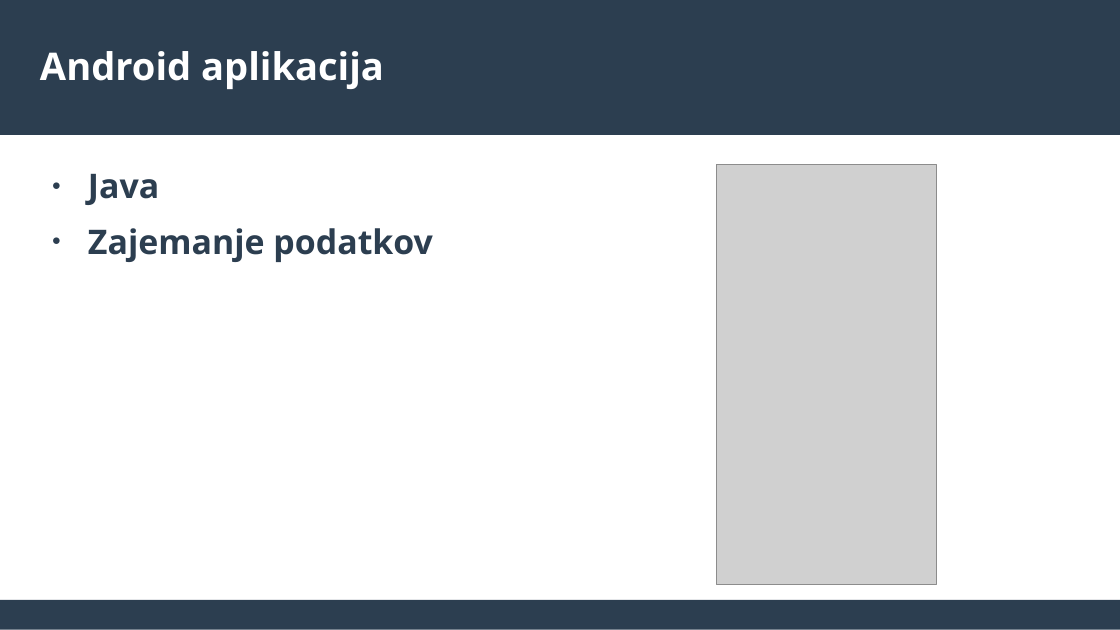
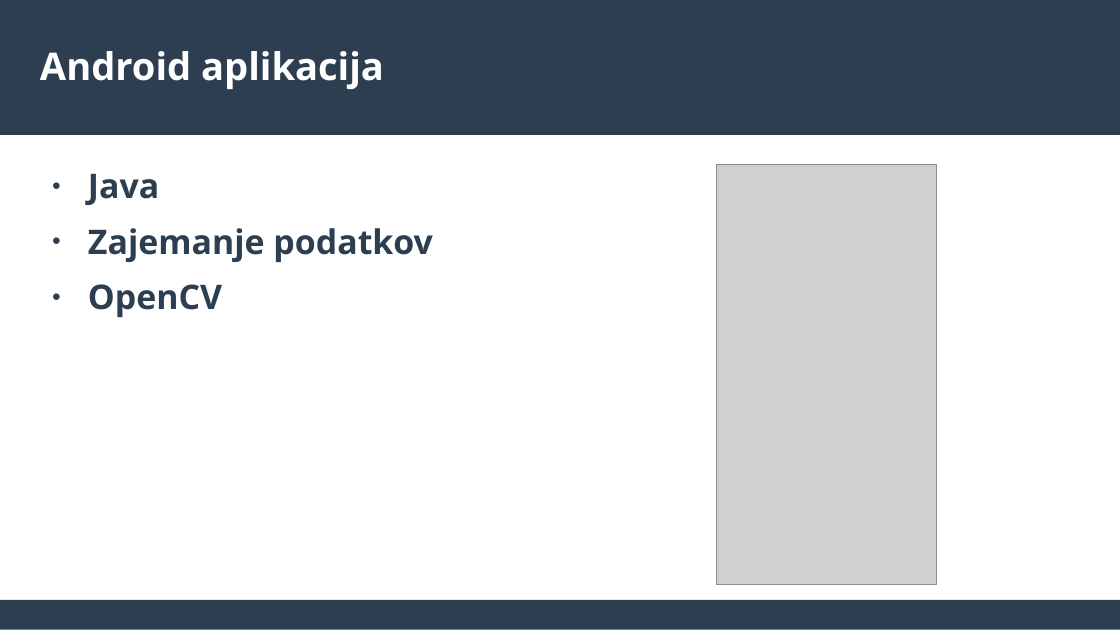
Before and after one commit to david-slatinek/rt21, a slide deck: slide 5 of documents/presentation.odp. Drawn at 1120x630 pixels with LibreOffice and Linux fonts; fonts in the diff are those of the drawing; grey boxes stand for pictures. Boxes give left, top, right and bottom in pixels: in the first picture for what was removed or moved away, otherwise in the second. Text is boxed around its words. In the diff, an @@ line names an element or a change of style, - is before the commit and + after.

```diff
--- a/documents/presentation.odp
+++ b/documents/presentation.odp
@@ text at [88, 284, 222, 317]: paragraph added @@
+● OpenCV
```
Also in this commit, not shown: 2 other slides changed, 1 other file.
